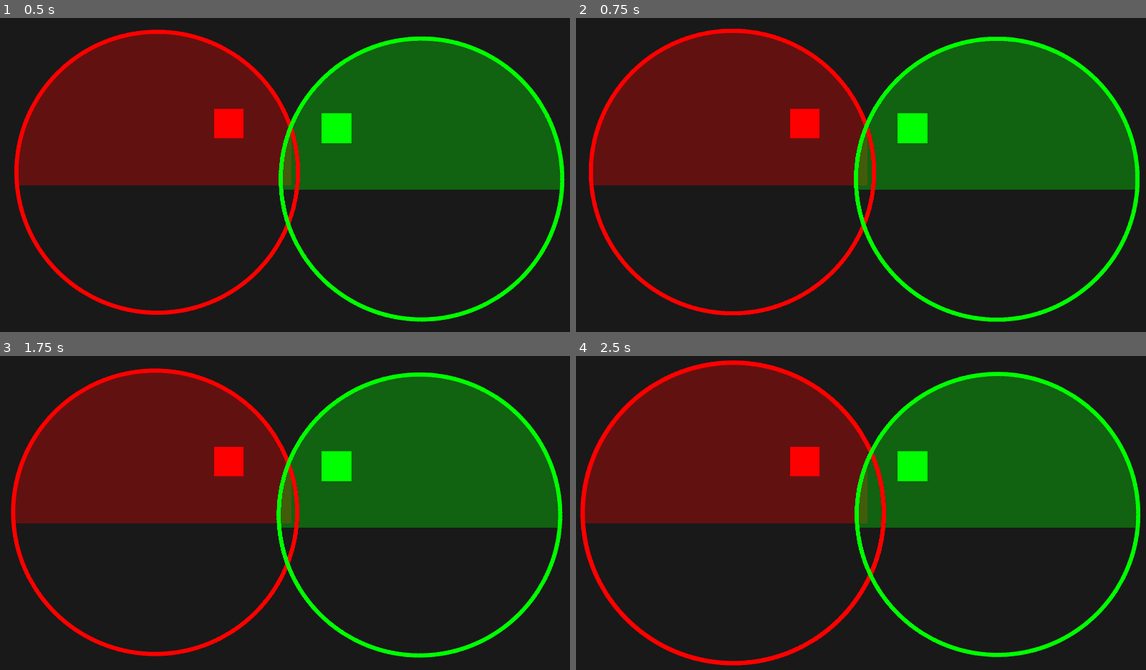
Above: before the commit, frames 1-4 (two rows, left to right).
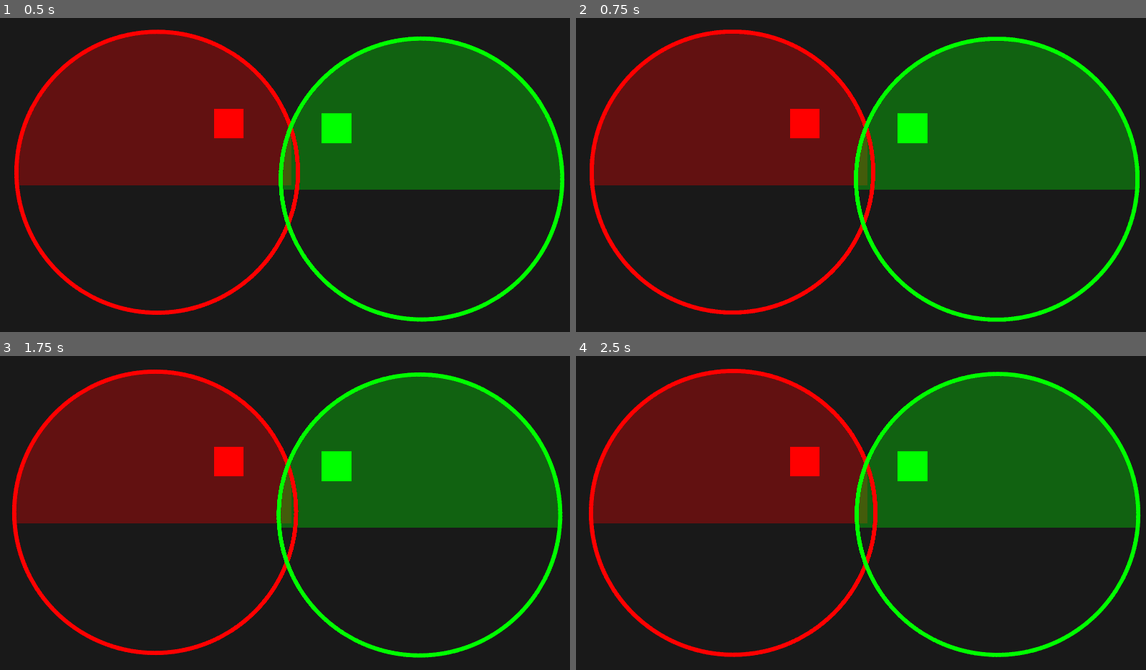
Above: after the commit, the same moments.

Repository: Option-2-Games/spectral-shift
Game: Godot game, scene res://tests/spectrum_merge_region/spectrum_merge_region_tester.tscn
Same seed, same stepped clock (60 frames per second), same inputs: the game is played once before the commit and once after it. This scene is started directly instead of the project's main scene.
Inputs (mouse positions are in pixels of both pictures, inside the frame that each line leads up to):
- Up to frame 1 (0.5 s): no input
- Up to frame 2 (0.75 s): tap Enter (ui_accept) at 0.5 s; move the mouse to (986, 156) at 0.52 s; hold Right (ui_right) from 0.53 s (still down); hold Enter (ui_accept) from 0.53 s (still down); click (986, 156) at 0.67 s
- Up to frame 3 (1.75 s): move the mouse to (171, 528) at 1.27 s; release Right (ui_right) at 1.28 s; release Enter (ui_accept) at 1.28 s; hold Down (ui_down) from 1.28 s (still down); tap 1 (exclude_all_spectrums) at 1.35 s; click (171, 528) at 1.42 s; tap Enter (ui_accept) at 1.52, 1.55 s
- Up to frame 4 (2.5 s): tap Enter (ui_accept) at 1.82, 2.3 s; move the mouse to (918, 440) at 2.02 s; release Down (ui_down) at 2.03 s; hold Right (ui_right) from 2.03 s (still down); hold 4 (exclude_blue_spectrum) from 2.03 s (still down); click (918, 440) at 2.17 s

Frame 1 is identical in both runs. In frame 2, 1.2% of the frame differs, in the area x 2-53%, y 3-95%; in frame 3, 1.4%; in frame 4, 5.6%, in the area x 0-55%, y 1-99%.

Commit message:
Switcher working

Diff:
--- a/objects/spectrum_switcher.tscn
+++ b/objects/spectrum_switcher.tscn
@@ -42,18 +42,22 @@
 scale = Vector2( 1, 200 )
 texture = SubResource( 4 )
 
-[node name="SwitchSegment" type="Sprite" parent="."]
+[node name="SwitchSegment" type="Sprite" parent="Center"]
 modulate = Color( 0.196078, 0.196078, 0.196078, 1 )
-rotation = 1.5708
+rotation = 1.57152
+scale = Vector2( 0.005, 1 )
 texture = ExtResource( 1 )
 
 [node name="SelectionBeam" type="Sprite" parent="."]
+modulate = Color( 0.392157, 0.392157, 0.392157, 1 )
 texture = ExtResource( 2 )
 
 [node name="StatusBeam" type="Sprite" parent="."]
+modulate = Color( 0.392157, 0.392157, 0.392157, 1 )
 texture = ExtResource( 2 )
 
 [node name="StatusTop" type="Sprite" parent="."]
+modulate = Color( 0.392157, 0.392157, 0.392157, 1 )
 texture = SubResource( 2 )
 
 [node name="RedSegment" type="Sprite" parent="."]
--- a/scripts/constants.gd
+++ b/scripts/constants.gd
@@ -9,16 +9,16 @@
 ## BLUE - Blue spectrum merged
 enum Spectrum { BASE, RED, GREEN, BLUE }
 
-
 ## Standard spectrum color pallet
 const STANDARD_COLOR = {
-	Spectrum.RED: Color("#c74e53"),
-	Spectrum.GREEN: Color("#53c74e"),
-	Spectrum.BLUE: Color("#4e53c7")
+	Spectrum.RED: Color("c74e53"),
+	Spectrum.GREEN: Color("53c74e"),
+	Spectrum.BLUE: Color("4e53c7")
 }
 
 ## Highlight spectrum color pallet
 const HIGHLIGHT_COLOR = {
+	Spectrum.BASE: Color("646464"),
 	Spectrum.RED: Color(1.5, 0.31, 0.33),
 	Spectrum.GREEN: Color(0.33, 1.5, 0.31),
 	Spectrum.BLUE: Color(0.31, 0.33, 1.5)
--- a/scripts/spectrum_merge_region.gd
+++ b/scripts/spectrum_merge_region.gd
@@ -9,7 +9,7 @@
 
 ## Open this region
 func open() -> void:
-	var _open = create_tween().set_trans(Tween.TRANS_BACK).tween_property(self, "scale", Vector2.ONE, 0.25).set_ease(
+	var _open = create_tween().set_trans(Tween.TRANS_BACK).tween_property(self, "scale", Vector2.ONE, 0.2).set_ease(
 		Tween.EASE_OUT
 	)
 
--- a/scripts/spectrum_switcher.gd
+++ b/scripts/spectrum_switcher.gd
@@ -5,6 +5,9 @@
 
 ## Selection signal
 signal spectrum_switched(selection)
+
+# === Constants ===
+const TWEEN_DURATION = 0.2
 
 # === Component Paths ===
 export(NodePath) var selection_beam_path
@@ -17,7 +20,7 @@
 # === Variables ===
 
 ## Whether the switcher interface is open for use
-var _open_state: bool
+var _switcher_is_open: bool
 
 ## The spectrum which is currently being selected by the player
 var _selecting_spectrum: int = Constants.Spectrum.BASE
@@ -33,14 +36,14 @@
 onready var _green_segment = get_node(green_segment_path)
 onready var _blue_segment = get_node(blue_segment_path)
 
-var _segments = [_red_segment, _green_segment, _blue_segment]
+## Color segments as an array (null offset for base)
+onready var _segments = [null, _red_segment, _green_segment, _blue_segment]
 
 # === Built-in Functions ===
 
 
 ## Hide the switcher interface by default
 func _ready() -> void:
-	# Hide by default
 	scale = Vector2.ZERO
 
 
@@ -51,9 +54,12 @@
 #
 # @param event: The input event. Triggered by the mouse.
 func _unhandled_input(event: InputEvent) -> void:
-	if event is InputEventMouseMotion and _open_state:
+	if event is InputEventMouseMotion and _switcher_is_open:
 		# Check if mouse is selecting a spectrum
-		var mouse_pos = (event as InputEventMouseMotion).position - global_position
+		var mouse_pos = (
+			(event as InputEventMouseMotion).position
+			- global_position
+		)
 		if mouse_pos.length_squared() >= 16900:
 			# Get mouse angle to RED spectrum
 			mouse_pos.y *= -1
@@ -61,42 +67,48 @@
 				mouse_pos.angle_to(Vector2(-1, -1))
 			)
 
-			if mouse_angle_degrees >= 0 and mouse_angle_degrees < 90 and _selecting_spectrum != Constants.Spectrum.RED:
+			if (
+				mouse_angle_degrees >= 0
+				and mouse_angle_degrees < 90
+				and _selecting_spectrum != Constants.Spectrum.RED
+			):
 				# Selecting RED = 90º
-				_selecting_red()
-			elif mouse_angle_degrees >= 90 and mouse_angle_degrees < 180:
+				_do_selecting_spectrum(Constants.Spectrum.RED)
+			elif (
+				mouse_angle_degrees >= 90
+				and mouse_angle_degrees < 180
+				and _selecting_spectrum != Constants.Spectrum.GREEN
+			):
 				# Selecting GREEN = 180º
-				_select_green()
-				_selecting_spectrum = Constants.Spectrum.GREEN
-			elif mouse_angle_degrees >= -180 and mouse_angle_degrees < -90:
+				_do_selecting_spectrum(Constants.Spectrum.GREEN)
+			elif (
+				mouse_angle_degrees >= -180
+				and mouse_angle_degrees < -90
+				and _selecting_spectrum != Constants.Spectrum.BLUE
+			):
 				# Selecting BLUE = 270º
-				_select_blue()
-				_selecting_spectrum = Constants.Spectrum.BLUE
-			elif mouse_angle_degrees >= -90 and mouse_angle_degrees < 0:
+				_do_selecting_spectrum(Constants.Spectrum.BLUE)
+			elif (
+				mouse_angle_degrees >= -90
+				and mouse_angle_degrees < 0
+				and _selecting_spectrum != Constants.Spectrum.BASE
+			):
 				# Selecting BASE = 0º
-				_select_base()
-				_selecting_spectrum = Constants.Spectrum.BASE
+				_do_selecting_spectrum(Constants.Spectrum.BASE)
 
 		elif _selecting_spectrum != _selected_spectrum:
 			# Mouse is not selecting a spectrum (anymore), reset back to selected spectrum
-			match _selected_spectrum:
-				Constants.Spectrum.RED:
-					_selecting_red()
-				Constants.Spectrum.GREEN:
-					_select_green()
-				Constants.Spectrum.BLUE:
-					_select_blue()
-				Constants.Spectrum.BASE:
-					_select_base()
-
-			_selecting_spectrum = _selected_spectrum
-
-	elif event is InputEventMouseButton and (event as InputEventMouseButton).button_index == BUTTON_LEFT:
+			_do_selecting_spectrum(_selected_spectrum)
+
+	elif (
+		event is InputEventMouseButton
+		and (event as InputEventMouseButton).button_index == BUTTON_LEFT
+	):
 		# Open on mouse down, close otherwise
-		_open_state = event.is_pressed()
+		_switcher_is_open = event.is_pressed()
 
 		# Handle opening/closing switcher
-		if _open_state:
+		if _switcher_is_open:
 			# Move to mouse position
 			global_position = (event as InputEventMouseButton).position
 
@@ -107,98 +119,105 @@
 
 		else:
 			# Close animation
-			var _close = create_tween().set_trans(Tween.TRANS_CUBIC).set_ease(Tween.EASE_IN).tween_property(
+			var _close = _create_cubic_tween().set_ease(Tween.EASE_IN).tween_property(
 				self, "scale", Vector2.ZERO, 0.1
 			)
 
+			# Set selected
+			_selected_spectrum = _selecting_spectrum
+
 			# Send signal for new selection
-			emit_signal("spectrum_switched", _selecting_spectrum)
+			emit_signal("spectrum_switched", _selected_spectrum)
 
 
 # === Helper Functions ===
 
 
-# Func: _create_tween_cubic_out
-# Creates a new SceneTreeTween with the default transition set to cubic and the easing set to out.
-#
-# This is the settings used for rotating the cover and opening the switcher.
-func _create_tween_cubic_out() -> SceneTreeTween:
-	return create_tween().set_trans(Tween.TRANS_CUBIC).set_ease(Tween.EASE_OUT)
-
-
-# Func: _create_tween_back_in
-# Creates a new SceneTreeTween with the default transition set to back and the easing set to in.
-#
-# This is the settings used for closing the switcher.
-func _create_tween_back_in():
-	return create_tween().set_trans(Tween.TRANS_BACK).set_ease(Tween.EASE_IN)
-
-
-# Func: _animate_rotate_cover_to_degree
-# Creates a SceneTreeTween for rotating the cover to a specified degree
-#
-# Parameters:
-#	degree - Target the cover should rotate too (in degrees)
-func _animate_rotate_cover_to_degree(degree: float):
-	return create_tween().set_trans(Tween.TRANS_CUBIC).tween_property(
-		_selection_beam, "rotation_degrees", degree, 0.1
-	)
-
-
-## Show selecting red spectrum
-func _selecting_red() -> void:
-	# Highlight red
-	var _highlight = create_tween().set_trans(Tween.TRANS_CUBIC).set_ease(Tween.EASE_OUT)
-	_highlight.tween_property(_red_segment, "scale", Vector2(1.1, 1.1), 0.2)
-	_highlight.parallel().tween_property(_red_segment, "modulate", Constants.HIGHLIGHT_COLOR[Constants.Spectrum.RED], 0.2)
-
-	# Un-highlight previous segment (if color)
-	if _selecting_spectrum != Constants.Spectrum.BASE and _selecting_spectrum != Constants.Spectrum.RED:
-		var _unhighlight = create_tween().set_trans(Tween.TRANS_CUBIC).set_ease(Tween.EASE_IN)
-		_unhighlight.tween_property(_segments[_selecting_spectrum], "scale", Vector2.ONE, 0.2)
-		_unhighlight.parallel().tween_property(_segments[_selecting_spectrum], "modulate", Constants.STANDARD_COLOR[_selected_spectrum-1], 0.1)
+func _create_cubic_tween() -> SceneTreeTween:
+	return create_tween().set_trans(Tween.TRANS_CUBIC)
+
+
+func _create_rotation_tween(degrees: float) -> PropertyTweener:
+	return _create_cubic_tween().tween_property(
+		_selection_beam, "rotation_degrees", degrees, TWEEN_DURATION
+	)
+
+
+## Unhighlight the `selecting` segment
+##
+## Used with `_do_selecting_spectrum` to update switcher selection
+func _unhighlight_selecting() -> void:
+	var segment = _segments[_selecting_spectrum]
+	# Only applicable to colors
+	if not segment:
+		return
+
+	var _unhighlight = _create_cubic_tween().set_ease(Tween.EASE_IN)
+	_unhighlight.tween_property(segment, "scale", Vector2.ONE, TWEEN_DURATION)
+	_unhighlight.parallel().tween_property(
+		segment,
+		"modulate",
+		Constants.STANDARD_COLOR[_selecting_spectrum],
+		TWEEN_DURATION
+	)
+
+
+## Show selecting spectrum
+##
+## Does not confirm selection, only animates to show currently highlighted spectrum
+func _do_selecting_spectrum(spectrum: int) -> void:
+	var highlight_color = Constants.HIGHLIGHT_COLOR[spectrum]
+	var segment = _segments[spectrum]
+
+	# Highlight spectrum
+	if segment:
+		var _highlight = _create_cubic_tween().set_ease(Tween.EASE_OUT)
+		_highlight.tween_property(
+			segment, "scale", Vector2(1.1, 1.1), TWEEN_DURATION
+		)
+		_highlight.parallel().tween_property(
+			segment, "modulate", highlight_color, TWEEN_DURATION
+		)
+
+	# Unhighlight previous segment (if color)
+	_unhighlight_selecting()
+
+	# Rotate selection beam
+	match spectrum:
+		Constants.Spectrum.RED:
+			var _rot = _create_rotation_tween(90)
+		Constants.Spectrum.GREEN:
+			var _rot = _create_rotation_tween(180)
+		Constants.Spectrum.BLUE:
+			var current_rotation = _selection_beam.get_rotation_degrees()
+			var _rot = _create_rotation_tween(270).from(
+				(
+					current_rotation + 360
+					if _selecting_spectrum == Constants.Spectrum.BASE
+					else current_rotation
+				)
+			)
+		Constants.Spectrum.BASE:
+			var current_rotation = _selection_beam.get_rotation_degrees()
+			var _rot = _create_rotation_tween(0).from(
+				(
+					current_rotation - 360
+					if _selecting_spectrum == Constants.Spectrum.BLUE
+					else current_rotation
+				)
+			)
+
+	# Update colors of status and selection beams
+	var _beam = _create_cubic_tween()
+	_beam.tween_property(
+		_selection_beam, "modulate", highlight_color, TWEEN_DURATION
+	)
+	_beam.parallel().tween_property(
+		_status_beam, "modulate", highlight_color, TWEEN_DURATION
+	)
+	_beam.parallel().tween_property(
+		_status_top, "modulate", highlight_color, TWEEN_DURATION
+	)
 
 	# Set selecting variable
-	_selecting_spectrum = Constants.Spectrum.RED
-
-	# Rotate selection beam
-	var _rot = create_tween().set_trans(Tween.TRANS_CUBIC).tween_property(_selection_beam, "rotation_degrees", 90, 0.2)
-
-	# Update colors of status and selection beams
-	_selection_beam.set_modulate(Constants.STANDARD_COLOR[Constants.Spectrum.RED])
-	_status_beam.set_modulate(Constants.STANDARD_COLOR[Constants.Spectrum.RED])
-	_status_top.set_modulate(Constants.STANDARD_COLOR[Constants.Spectrum.RED])
-
-
-
-# Rotates the cover to the green spectrum
-#
-# Also recalculates the appropriate starting degree to avoid rotating around the long way
-func _select_green():
-	var cover_current_rotation = _selection_beam.rotation_degrees
-	var _rot = _animate_rotate_cover_to_degree(270).from(
-		(
-			cover_current_rotation
-			if _selecting_spectrum != Constants.Spectrum.BLUE
-			else cover_current_rotation + 360
-		)
-	)
-
-
-# Rotates the cover to the blue spectrum
-#
-# Also recalculates the appropriate starting degree to avoid rotating around the long way
-func _select_blue():
-	var cover_current_rotation = _selection_beam.rotation_degrees
-	var _rot = _animate_rotate_cover_to_degree(0).from(
-		(
-			cover_current_rotation
-			if _selecting_spectrum != Constants.Spectrum.GREEN
-			else cover_current_rotation - 360
-		)
-	)
-
-
-# Rotates the cover to the base spectrum
-func _select_base():
-	var _rot = _animate_rotate_cover_to_degree(90)
+	_selecting_spectrum = spectrum
